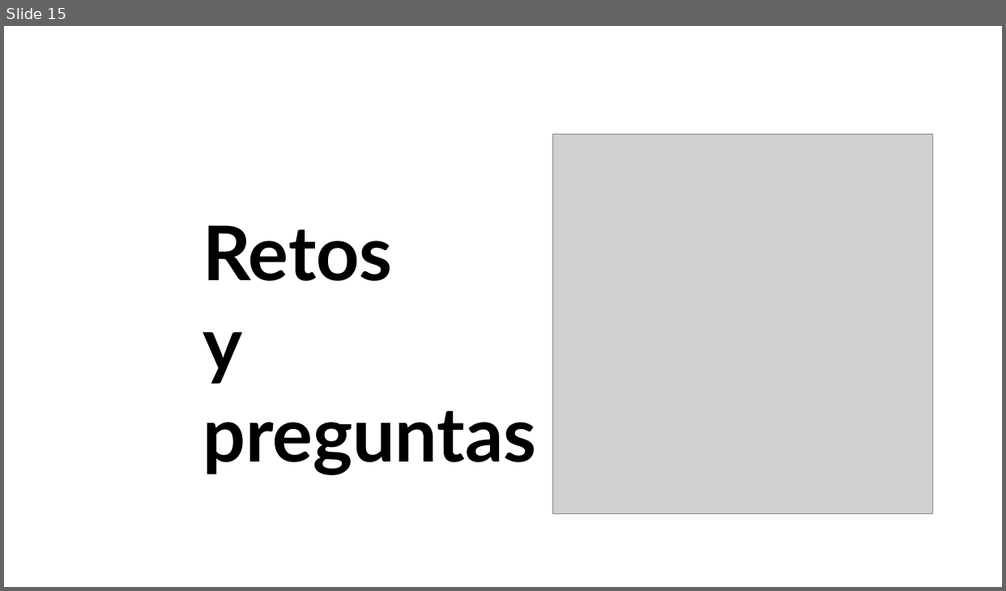
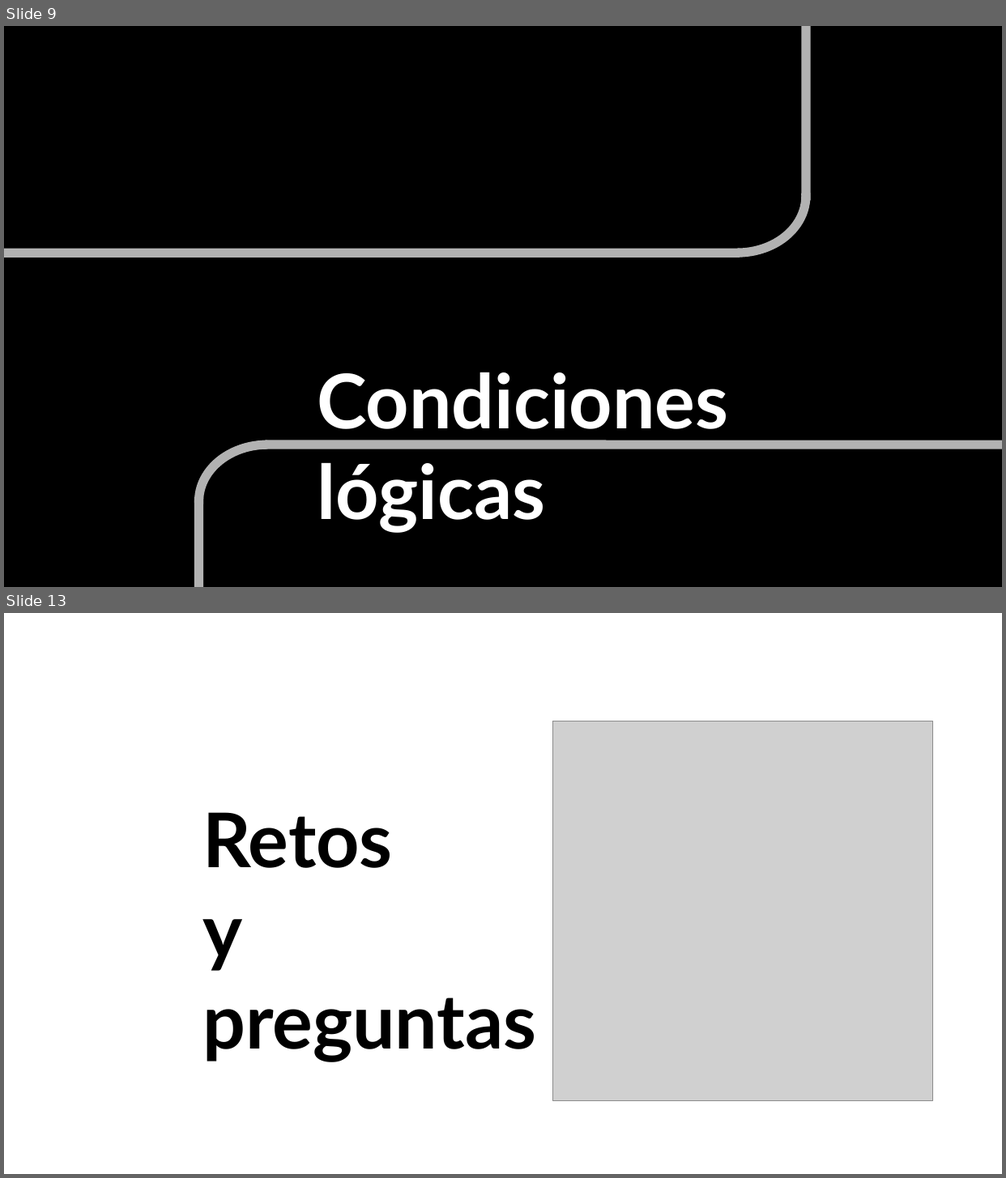
Before and after one commit to uibcdf/Taller-Python, a slide deck: semana_3/slides/slides.odp. Shown one above the other, each under a label of ours: slide 15 before the commit, slides 9 and 13 after it; the slides between them are not shown. The pictures are 1006x591 and 1006x1178 pixels, drawn with LibreOffice and Linux fonts; fonts in the diff are those of the drawing; grey boxes stand for pictures. Boxes give left, top, right and bottom in pixels: in the first picture for what was removed or moved away, otherwise in the second. Text is boxed around its words. In the diff, an @@ line names an element or a change of style, - is before the commit and + after.

```diff
--- a/semana_3/slides/slides.odp
+++ b/semana_3/slides/slides.odp
@@ slide 9 added at box(4, 26, 1002, 587), background #FFFFFF @@
@@ rectangle added at box(4, 26, 1002, 587), fill #000000 @@
@@ line added from (807, 201) to (807, 26), #B2B2B2 7.2 pt @@
@@ arc (boxed as its full ellipse) added at box(669, 139, 807, 254), outline #B2B2B2 7.2 pt @@
@@ line added from (740, 254) to (4, 254), #B2B2B2 7.2 pt @@
@@ text added at box(317, 372, 728, 533), 60 pt, text #FFFFFF, bold @@
+Condiciones lógicas
@@ arc (boxed as its full ellipse) added at box(198, 446, 336, 559), outline #B2B2B2 7.2 pt @@
@@ line added from (265, 446) to (1002, 446), #B2B2B2 7.2 pt @@
@@ line added from (198, 497) to (198, 587), #B2B2B2 7.2 pt @@
@@ what was slide 15 is now slide 13 @@
```
Also in this commit, not shown: 1 slide changed, 10 other slides added, 13 slides removed, 5 other files.
